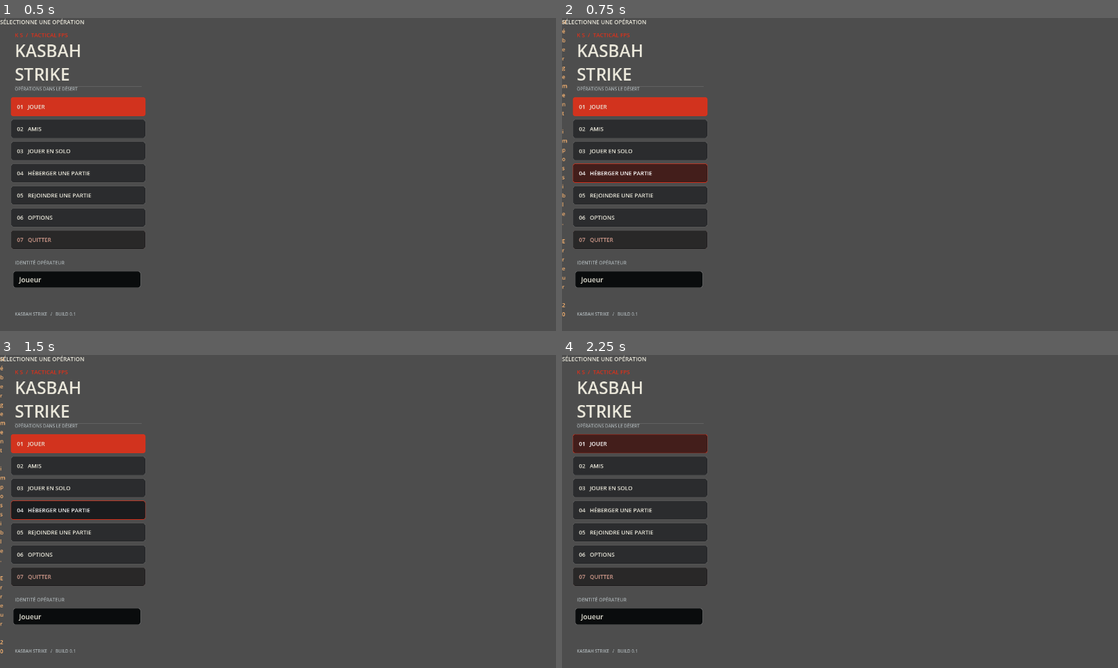
Above: before the commit, frames 1-4 (two rows, left to right).
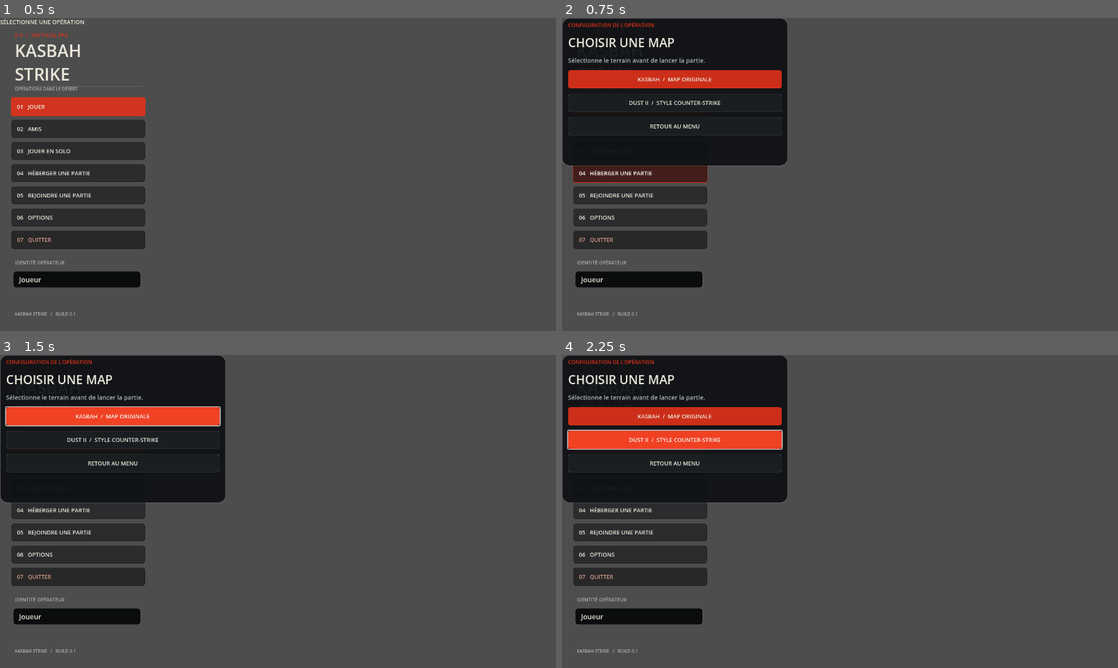
Above: after the commit, the same moments.

Repository: natoxszz/Game-new-natox
Game: Godot game, scene res://scenes/main_menu.tscn
The game is run twice, just before and just after one commit, with the same random seed, the same clock (stepped at 60 frames per second) and the same inputs.
Inputs (mouse positions are in pixels of both pictures, inside the frame that each line leads up to):
- Up to frame 1 (0.5 s): no input
- Up to frame 2 (0.75 s): click "04 HÉBERGER UNE PARTIE" at 0.5 s
- Up to frame 3 (1.5 s): click (111, 417) at 1.25 s, where only the run after the commit has a clickable "KASBAH / MAP ORIGINALE"
- Up to frame 4 (2.25 s): click (673, 439) at 2 s, where only the run after the commit has a clickable "DUST II / STYLE COUNTER-STRIKE"

Frame 1 is identical in both runs. In frame 2, 18% of the frame differs, in the area x 0-41%, y 0-96%; in frame 3, 18%; in frame 4, 18%.

Commit message:
Add map selection after solo or host mode

Diff:
--- a/kasbah-strike-godot/scripts/main_menu.gd
+++ b/kasbah-strike-godot/scripts/main_menu.gd
@@ -5,6 +5,7 @@
 var pages: Dictionary = {}
 var status: Label
 var _joining := false
+var pending_mode := ""
 
 const BG_DARK := Color(0.025, 0.032, 0.041, 0.94)
 const PANEL := Color(0.055, 0.067, 0.078, 0.94)
@@ -99,14 +100,12 @@
 
 	_nav_button(nav, "01   JOUER", func(): _show("home"), true)
 	_nav_button(nav, "02   AMIS", func(): _show("friends"))
-	_nav_button(nav, "03   JOUER EN SOLO", _start_solo)
+	_nav_button(nav, "03   JOUER EN SOLO", func():
+		pending_mode = "solo"
+		_show("maps"))
 	_nav_button(nav, "04   HÉBERGER UNE PARTIE", func():
-		Settings.save()
-		var err := Net.host(int(Settings.v.port))
-		if err == OK:
-			get_tree().change_scene_to_file("res://scenes/lobby.tscn")
-		else:
-			status.text = "Hébergement impossible. Erreur %d" % err)
+		pending_mode = "host"
+		_show("maps"))
 	_nav_button(nav, "05   REJOINDRE UNE PARTIE", func(): _show("join"))
 	_nav_button(nav, "06   OPTIONS", func(): _show("options"))
 
@@ -146,9 +145,22 @@
 	add_child(status)
 
 func _start_solo() -> void:
+	pending_mode = "solo"
+	_show("maps")
+
+func _select_map(map_id: String) -> void:
+	Settings.set_val("selected_map", map_id)
 	Settings.save()
-	Net.solo()
-	get_tree().change_scene_to_file("res://scenes/game.tscn")
+	if pending_mode == "solo":
+		Net.solo()
+		get_tree().change_scene_to_file("res://scenes/game.tscn")
+	elif pending_mode == "host":
+		var err := Net.host(int(Settings.v.port))
+		if err == OK:
+			get_tree().change_scene_to_file("res://scenes/lobby.tscn")
+		else:
+			status.text = "Hébergement impossible. Erreur %d" % err
+			_show("maps")
 
 func _build_pages() -> void:
 	var holder := Control.new()
@@ -160,6 +172,7 @@
 	add_child(holder)
 
 	_home(holder)
+	_map_page(holder)
 	_join_page(holder)
 
 	var friends := FriendsMenu.new()
@@ -183,6 +196,22 @@
 	hint.vertical_alignment = VERTICAL_ALIGNMENT_CENTER
 	page.add_child(hint)
 	_page(holder, "home", page)
+
+func _map_page(holder: Control) -> void:
+	var panel := PanelContainer.new()
+	panel.custom_minimum_size = Vector2(520, 340)
+	_style_panel(panel)
+	var vb := VBoxContainer.new()
+	vb.add_theme_constant_override("separation", 12)
+	panel.add_child(vb)
+	vb.add_child(_label("CONFIGURATION DE L’OPÉRATION", 12, ACCENT))
+	vb.add_child(_label("CHOISIR UNE MAP", 28, TEXT_MAIN))
+	var help := _label("Sélectionne le terrain avant de lancer la partie.", 14, TEXT_MUTED)
+	vb.add_child(help)
+	_action_button(vb, "KASBAH  /  MAP ORIGINALE", func(): _select_map("kasbah"), true)
+	_action_button(vb, "DUST II  /  STYLE COUNTER-STRIKE", func(): _select_map("dust2"), false)
+	_action_button(vb, "RETOUR AU MENU", func(): _show("home"), false)
+	_page(holder, "maps", panel)
 
 func _join_page(holder: Control) -> void:
 	var panel := PanelContainer.new()
